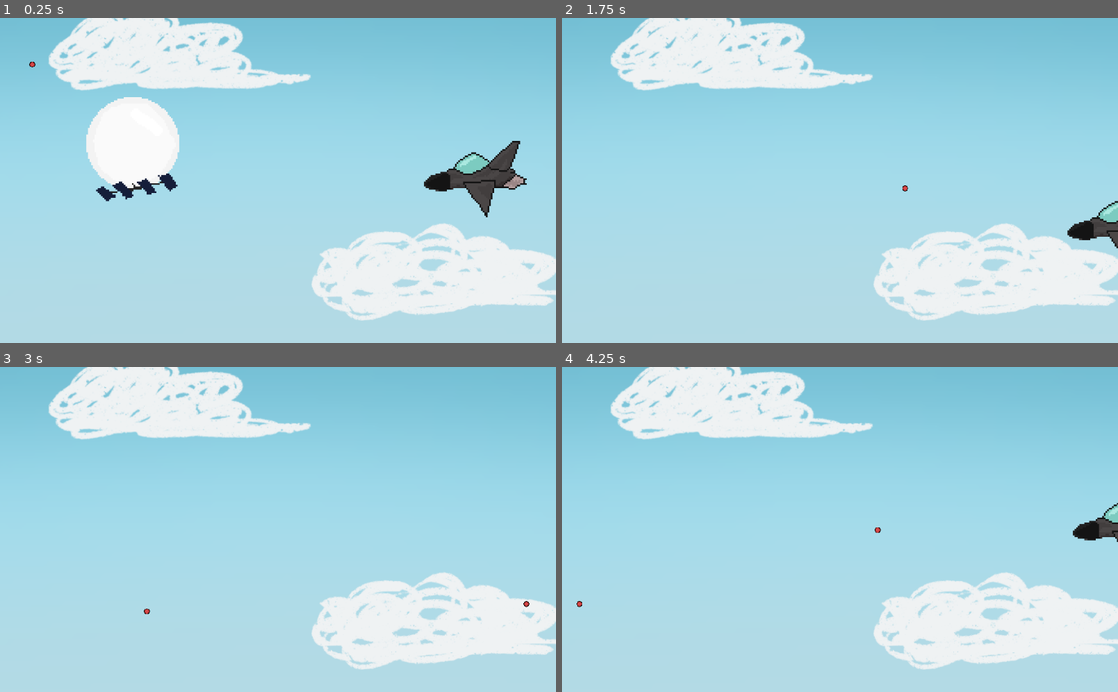
Above: before the commit, frames 1-4 (two rows, left to right).
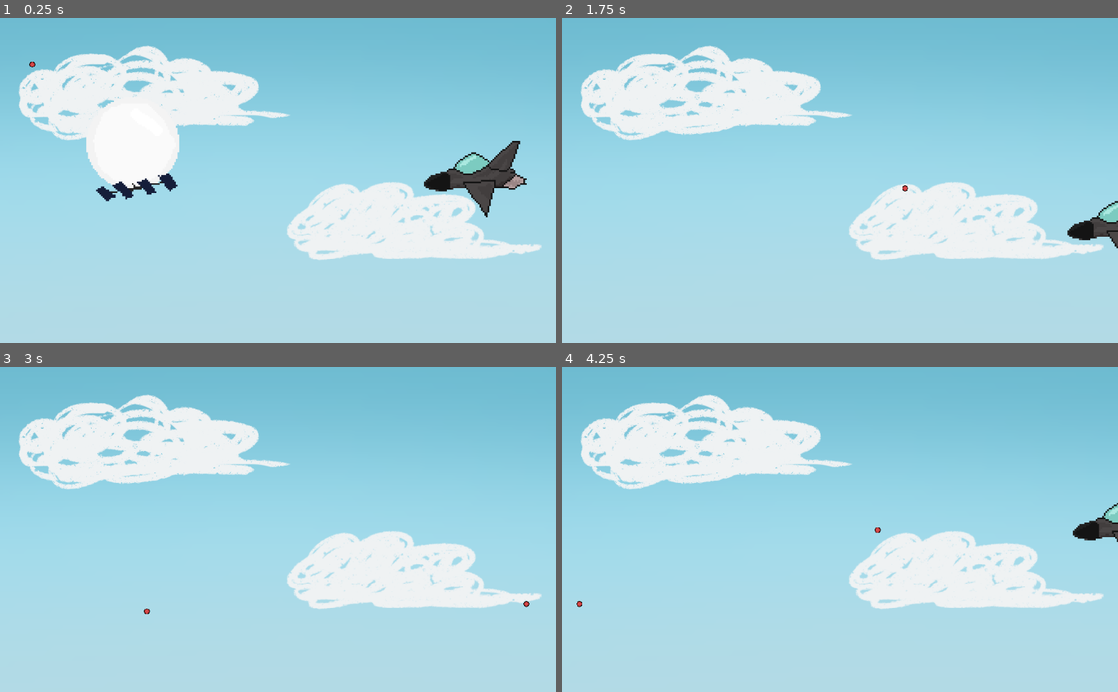
Above: after the commit, the same moments.

Repository: Morphasis/memegame
Game: Godot game, scene res://starting.tscn
Two runs of this game, one before a commit and one after it. Both use one fixed random seed, a clock stepped at 60 frames per second and the inputs below. Sound files missing from this copy of the repository are replaced by a short silence.
Inputs (mouse positions are in pixels of both pictures, inside the frame that each line leads up to):
- Up to frame 1 (0.25 s): no input
- Up to frame 2 (1.75 s): tap Enter at 0.5 s; move the mouse to (962, 164) at 0.52 s; hold Right (right) 0.53-1.28 s; click (962, 164) at 0.6 s; move the mouse to (728, 196) at 1.27 s; hold Down (down) from 1.28 s (still down); click (728, 196) at 1.35 s
- Up to frame 3 (3 s): move the mouse to (333, 458) at 2.02 s; release Down (down) at 2.03 s; hold Right (right) 2.03-2.78 s; click (333, 458) at 2.1 s; tap Space at 2.75 s; move the mouse to (250, 594) at 2.77 s; hold Up (up) from 2.78 s (still down); click (250, 594) at 2.85 s
- Up to frame 4 (4.25 s): move the mouse to (1006, 578) at 3.52 s; release Up (up) at 3.53 s; hold Left (left) from 3.53 s (still down); click (1006, 578) at 3.6 s

The runs differ from the first frame. In frame 1, 21% of the frame differs, in the area x 3-100%, y 0-94%; in frame 2, 22%; in frame 3, 22%; in frame 4, 22%.

Commit message:
cloud update

Diff:
--- a/starting.tscn
+++ b/starting.tscn
@@ -8,6 +8,8 @@
 [ext_resource path="res://baloon.gd" type="Script" id=6]
 [ext_resource path="res://background.png" type="Texture" id=7]
 [ext_resource path="res://shot.wav" type="AudioStream" id=8]
+[ext_resource path="res://cloud1.png" type="Texture" id=9]
+[ext_resource path="res://cloud2.png" type="Texture" id=10]
 
 [sub_resource type="CircleShape2D" id=1]
 radius = 79.0
@@ -15,9 +17,16 @@
 [node name="starting" type="Node2D"]
 
 [node name="Background" type="Sprite" parent="."]
-position = Vector2( 544, 283 )
-scale = Vector2( 1.02935, 1.02935 )
+position = Vector2( 531, 331 )
 texture = ExtResource( 7 )
+
+[node name="Cloud1" type="Sprite" parent="."]
+position = Vector2( 277, 131 )
+texture = ExtResource( 9 )
+
+[node name="Cloud2" type="Sprite" parent="."]
+position = Vector2( 774, 341 )
+texture = ExtResource( 10 )
 
 [node name="f16" type="KinematicBody2D" parent="."]
 position = Vector2( 877, 281 )
Binary file changed: background.png
Binary file added: cloud1.png
Not shown, added: cloud1.png.import
Binary file added: cloud2.png
Not shown, added: cloud2.png.import
Not shown: 1 places in starting.tscn that only renumber resources
